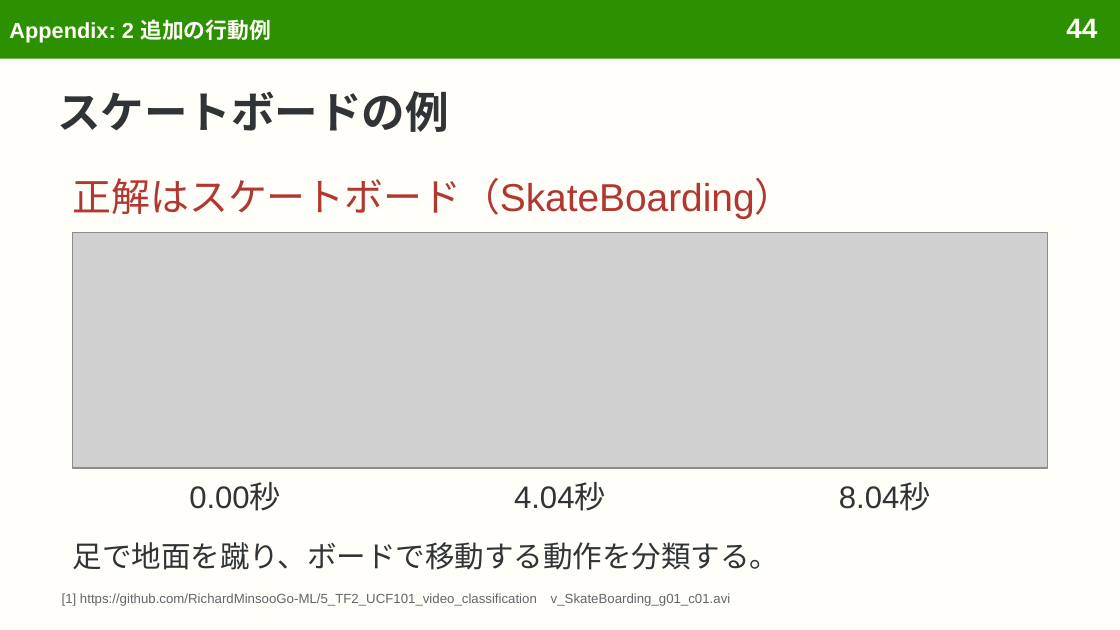
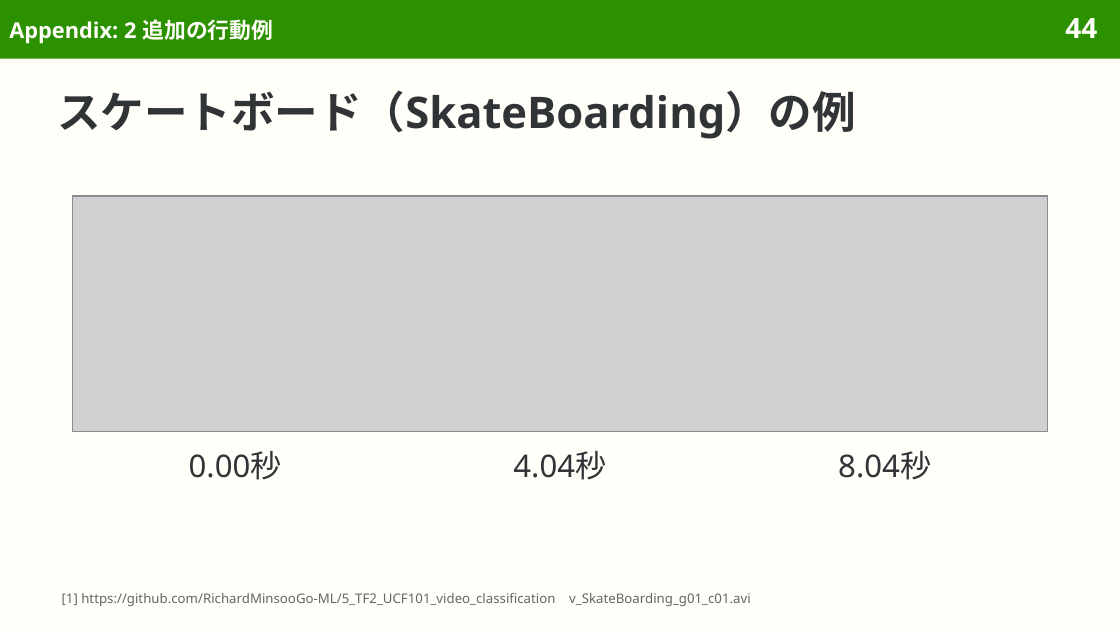
Before and after one commit to sasakiy84/datasets-in-10-minutes, a slide deck: slide 44 of slides/datasets-in-10-minutes-ucf101.pptx. Drawn at 1120x630 pixels with LibreOffice and Linux fonts; fonts in the diff are those of the drawing; grey boxes stand for pictures. Boxes give left, top, right and bottom in pixels: in the first picture for what was removed or moved away, otherwise in the second. Text is boxed around its words. In the diff, an @@ line names an element or a change of style, - is before the commit and + after.

```diff
--- a/slides/datasets-in-10-minutes-ucf101.pptx
+++ b/slides/datasets-in-10-minutes-ucf101.pptx
@@ font Arial to Noto Sans in 6 elements at bbox=[9, 19, 273, 44], bbox=[62, 593, 750, 606], bbox=[189, 451, 282, 480], bbox=[513, 451, 606, 480], bbox=[838, 451, 931, 480], bbox=[1065, 18, 1097, 38] @@
@@ title at bbox=[57, 90, 855, 139]: text changed; font Arial to Noto Sans @@
-スケートボードの例
+スケートボード（SkateBoarding）の例
@@ text removed at bbox=[73, 178, 794, 219] @@
-正解はスケートボード（SkateBoarding）
@@ picture: place and size @@
-picture at bbox=[73, 233, 1047, 468]
+picture at bbox=[73, 196, 1047, 431]
@@ 3 texts: place and size @@
-3 texts at bbox=[189, 483, 931, 511]
+3 texts at bbox=[189, 451, 931, 480]
@@ text removed at bbox=[73, 542, 779, 570] @@
-足で地面を蹴り、ボードで移動する動作を分類する。
```
Also in this commit, not shown: 63 other slides changed, 1 slide removed, 10 other files.
